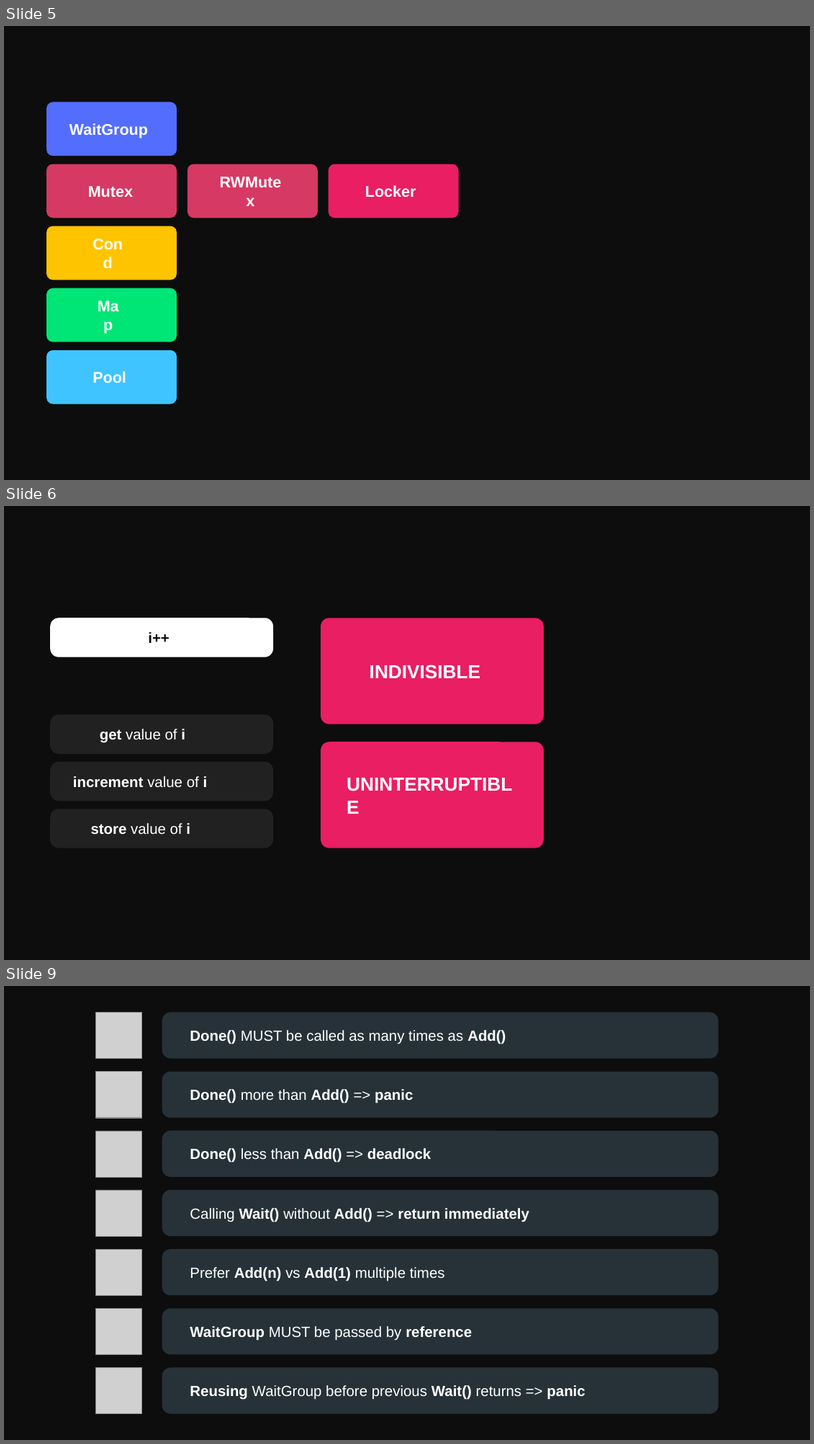
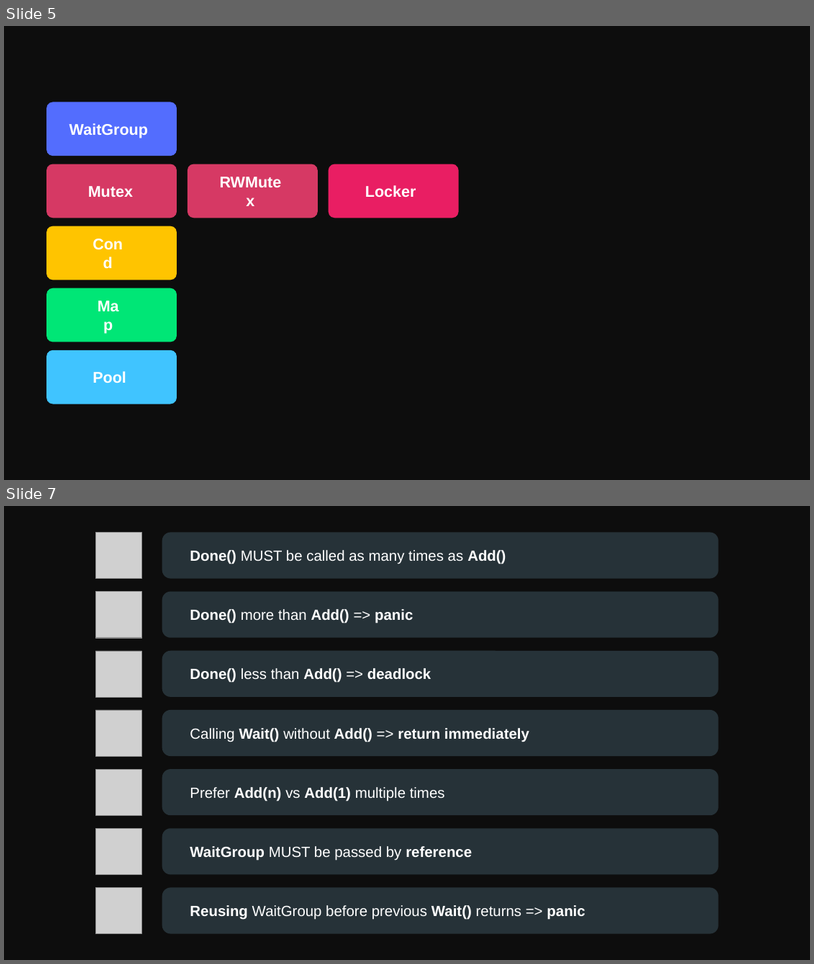
Before and after one commit to golang-basics/concurrency, a slide deck: presentations/2_waitgroups/WaitGroups.pptx. Shown one above the other, each under a label of ours: slides 5, 6 and 9 before the commit, slides 5 and 7 after it; the slides between them are not shown. The pictures are 814x1444 and 814x964 pixels, drawn with LibreOffice and Linux fonts; fonts in the diff are those of the drawing; grey boxes stand for pictures. Boxes give left, top, right and bottom in pixels: in the first picture for what was removed or moved away, otherwise in the second. Text is boxed around its words. In the diff, an @@ line names an element or a change of style, - is before the commit and + after.

```diff
--- a/presentations/2_waitgroups/WaitGroups.pptx
+++ b/presentations/2_waitgroups/WaitGroups.pptx
@@ slide 6 removed at (4,506,810,960), background #0D0D0D @@
@@ rounded rectangle removed at (50,618,273,657) @@
@@ text removed at (148,632,169,643) @@
-i++
@@ rounded rectangle removed at (321,618,544,724) @@
@@ text removed at (370,664,481,679) @@
-INDIVISIBLE
@@ rounded rectangle removed at (50,714,273,754) @@
@@ text removed at (100,728,185,743) @@
-get value of i
@@ rounded rectangle removed at (321,741,544,848) @@
@@ rounded rectangle removed at (50,762,273,800) @@
@@ text removed at (73,776,208,787) @@
-increment value of i
@@ text removed at (345,780,520,809) @@
-UNINTERRUPTIBLE
@@ rounded rectangle removed at (50,808,273,848) @@
@@ text removed at (91,823,190,834) @@
-store value of i
@@ what was slide 9 is now slide 7 @@
```
Also in this commit, not shown: 1 slide changed, 1 other slide removed, 4 other files.
